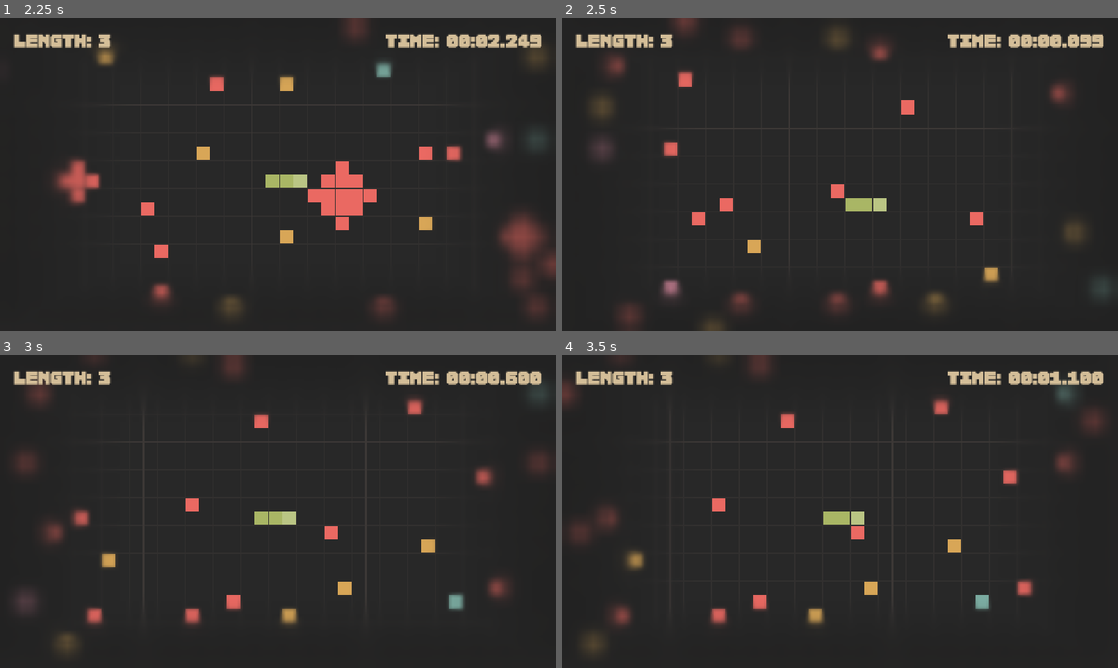
Above: before the commit, frames 1-4 (two rows, left to right).
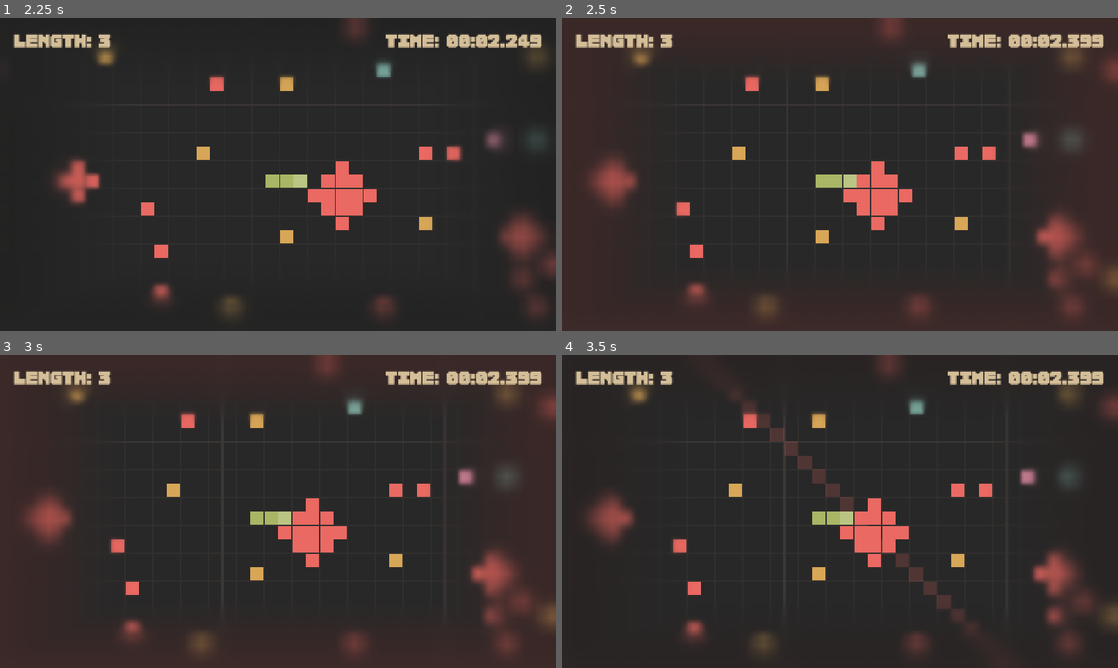
Above: after the commit, the same moments.

Repository: Shh37/Serbent
Game: Godot game, scene res://scenes/Main.tscn
The game is run twice, just before and just after one commit, with the same random seed, the same clock (stepped at 60 frames per second) and the same inputs.
Inputs:
- Up to frame 1 (2.25 s): tap Enter at 0.5 s; hold Enter 0.53-1.28 s; hold Up (ui_up) 0.53-2.03 s; tap Space at 0.77, 1.52 s; tap Keypad Enter at 1.35 s; hold Left (ui_left) from 2.03 s (still down); hold Enter from 2.03 s (still down)
- Up to frame 2 (2.5 s): keep holding Left (ui_left); keep holding Enter
- Up to frame 3 (3 s): keep holding Left (ui_left); release Enter at 2.78 s; tap Keypad Enter at 2.85 s
- Up to frame 4 (3.5 s): keep holding Left (ui_left); tap Space at 3.02 s

Frame 1 is identical in both runs. In frame 2, 15% of the frame differs, in the area x 0-100%, y 0-100%; in frame 3, 13%; in frame 4, 11%.

Commit message:
feat: 画面エフェクトの追加

Diff:
--- a/scripts/Snake.gd
+++ b/scripts/Snake.gd
@@ -122,6 +122,12 @@
 		# Spec: Score reduction (number of segments lost)
 		score = max(0, score - segments_lost)
 		print("Snake cut! Lost ", segments_lost, " segments. New score: ", score)
+
+		# Visual effect: Subtle dark red flash but noticeable blur
+		var red_tint = GameConstants.COLOR_DANGER.darkened(0.6)
+		red_tint.a = 0.3
+		_play_screen_fx(5.0, red_tint, GameConstants.SNAKE_REVERSE_TIME)
+
 		recalculate_speed()
 		queue_redraw()
 
@@ -185,25 +191,7 @@
 	tween.tween_property(camera, "position", Vector2.ZERO, GameConstants.SNAKE_REVERSE_TIME)
 
 	# Visual effect: Stronger blur and darkening during transition
-	var hud = get_tree().root.find_child("HUD", true, false)
-	if hud and hud.has_node("EdgeBlur"):
-		var edge_blur = hud.get_node("EdgeBlur")
-		var blur_mat = edge_blur.material as ShaderMaterial
-		if blur_mat:
-			var base_blur = blur_mat.get_shader_parameter("blur_strength")
-			var base_tint = blur_mat.get_shader_parameter("tint_color")
-
-			var fx_tween = create_tween()
-			fx_tween.set_trans(Tween.TRANS_SINE)
-			fx_tween.set_ease(Tween.EASE_IN_OUT)
-
-			# Intensify blur and darkness quickly
-			fx_tween.tween_method(func(v): blur_mat.set_shader_parameter("blur_strength", v), base_blur, 5.0, GameConstants.SNAKE_REVERSE_TIME * 0.3)
-			fx_tween.parallel().tween_method(func(v): blur_mat.set_shader_parameter("tint_color", v), base_tint, Color(0, 0, 0, 0.9), GameConstants.SNAKE_REVERSE_TIME * 0.3)
-
-			# Fade back to normal
-			fx_tween.tween_method(func(v): blur_mat.set_shader_parameter("blur_strength", v), 5.0, base_blur, GameConstants.SNAKE_REVERSE_TIME * 0.7)
-			fx_tween.parallel().tween_method(func(v): blur_mat.set_shader_parameter("tint_color", v), Color(0, 0, 0, 0.9), base_tint, GameConstants.SNAKE_REVERSE_TIME * 0.7)
+	_play_screen_fx(5.0, Color(0, 0, 0, 0.9), GameConstants.SNAKE_REVERSE_TIME)
 
 	# Resume movement when the animation finished
 	tween.finished.connect(func():
@@ -219,6 +207,44 @@
 	queue_redraw()
 
 func game_over():
+	if is_reversing: return # Prevent multiple calls
+	is_reversing = true
+
 	print("Game Over!")
-	# Simple reset for now
+
+	# Visual effect: Noticeable dark red flash and blur for game over
+	var red_tint = GameConstants.COLOR_DANGER.darkened(0.6)
+	red_tint.a = 0.6
+	var fx_tween = _play_screen_fx(5.0, red_tint, 1.5)
+
+	if fx_tween:
+		await fx_tween.finished
+
 	get_tree().reload_current_scene()
+
+func _play_screen_fx(target_blur: float, target_tint: Color, duration: float) -> Tween:
+	var hud = get_tree().root.find_child("HUD", true, false)
+	if not (hud and hud.has_node("EdgeBlur")):
+		return null
+
+	var edge_blur = hud.get_node("EdgeBlur")
+	var blur_mat = edge_blur.material as ShaderMaterial
+	if not blur_mat:
+		return null
+
+	var base_blur = blur_mat.get_shader_parameter("blur_strength")
+	var base_tint = blur_mat.get_shader_parameter("tint_color")
+
+	var fx_tween = create_tween()
+
+	# Intensify (Fast pop: 20% of duration)
+	fx_tween.set_trans(Tween.TRANS_QUART).set_ease(Tween.EASE_OUT)
+	fx_tween.tween_method(func(v): blur_mat.set_shader_parameter("blur_strength", v), base_blur, target_blur, duration * 0.2)
+	fx_tween.parallel().tween_method(func(v): blur_mat.set_shader_parameter("tint_color", v), base_tint, target_tint, duration * 0.2)
+
+	# Fade back (Slow recovery: 80% of duration)
+	fx_tween.set_trans(Tween.TRANS_SINE).set_ease(Tween.EASE_IN_OUT)
+	fx_tween.tween_method(func(v): blur_mat.set_shader_parameter("blur_strength", v), target_blur, base_blur, duration * 0.8)
+	fx_tween.parallel().tween_method(func(v): blur_mat.set_shader_parameter("tint_color", v), target_tint, base_tint, duration * 0.8)
+
+	return fx_tween
